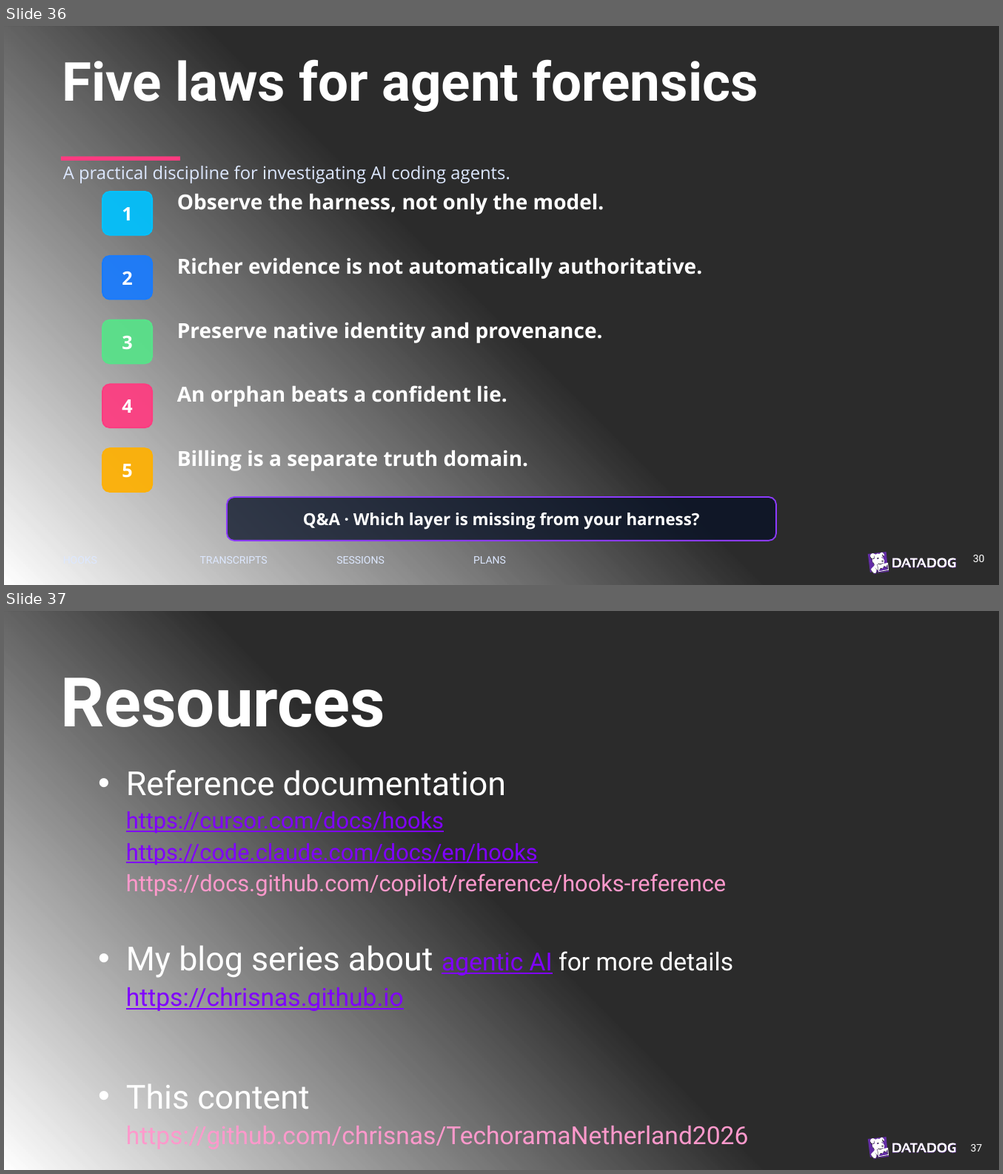
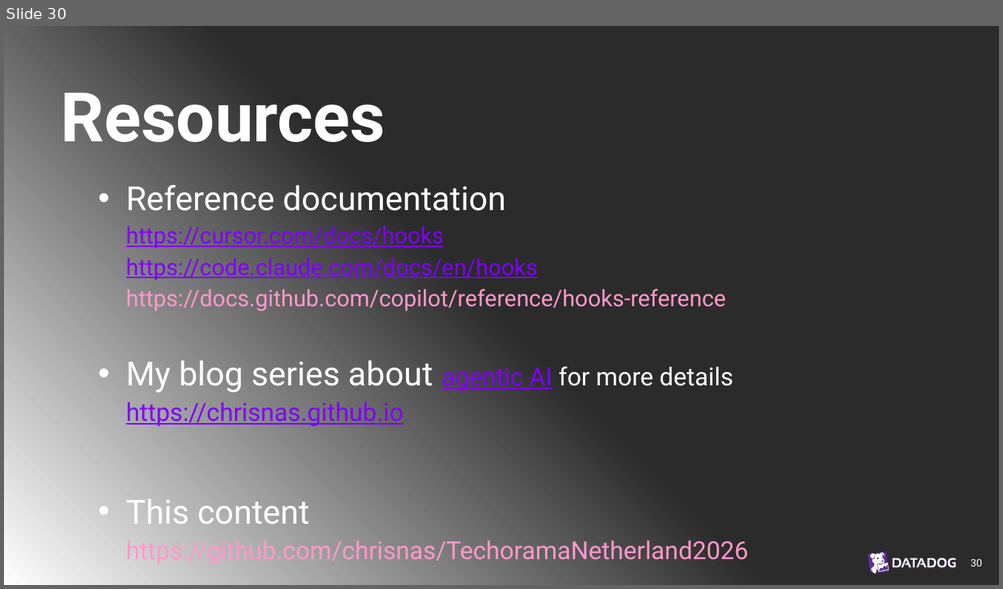
Before and after one commit to chrisnas/TechoramaNetherland2026, a slide deck: Harness Spy/Slides/HarnessSpy.pptx. Shown one above the other, each under a label of ours: slides 36 and 37 before the commit, slide 30 after it. The pictures are 1003x1174 and 1003x589 pixels, drawn with LibreOffice and Linux fonts; fonts in the diff are those of the drawing; background and template pictures are left out; a plain dark background stands for a picture behind light text. Boxes give left, top, right and bottom in pixels: in the first picture for what was removed or moved away, otherwise in the second. Text is boxed around its words. In the diff, an @@ line names an element or a change of style, - is before the commit and + after.

```diff
--- a/Harness Spy/Slides/HarnessSpy.pptx
+++ b/Harness Spy/Slides/HarnessSpy.pptx
@@ slide 36 removed at (4,26,999,585), background picture (left out); not listed: 3 template elements that a slide beside it also shows @@
@@ text removed at (62,59,758,112) @@
-Five laws for agent forensics
@@ rectangle removed at (61,156,180,161) @@
@@ text removed at (63,166,509,184) @@
-A practical discipline for investigating AI coding agents.
@@ rounded rectangle removed at (102,192,153,235) @@
-1
@@ text removed at (177,193,604,215) @@
-Observe the harness, not only the model.
@@ rounded rectangle removed at (102,256,153,299) @@
-2
@@ text removed at (177,258,702,279) @@
-Richer evidence is not automatically authoritative.
@@ rounded rectangle removed at (102,320,153,363) @@
-3
@@ text removed at (177,322,603,343) @@
-Preserve native identity and provenance.
@@ rounded rectangle removed at (102,385,153,428) @@
-4
@@ text removed at (177,386,507,407) @@
-An orphan beats a confident lie.
@@ rounded rectangle removed at (102,449,153,492) @@
-5
@@ text removed at (177,450,529,471) @@
-Billing is a separate truth domain.
@@ rounded rectangle removed at (227,497,777,541) @@
-Q&A · Which layer is missing from your harness?
@@ text removed at (61,553,191,568) @@
-HOOKS
@@ text removed at (200,557,267,564) @@
-TRANSCRIPTS
@@ text removed at (336,557,384,564) @@
-SESSIONS
@@ text removed at (473,557,506,564) @@
-PLANS
@@ text removed at (973,555,984,562) @@
-30
@@ what was slide 37 is now slide 30 @@
@@ page number at (970,560,982,567): text changed @@
-37
+30
```
Also in this commit, not shown: 4 slides changed, 6 slides added, 12 other slides removed.
